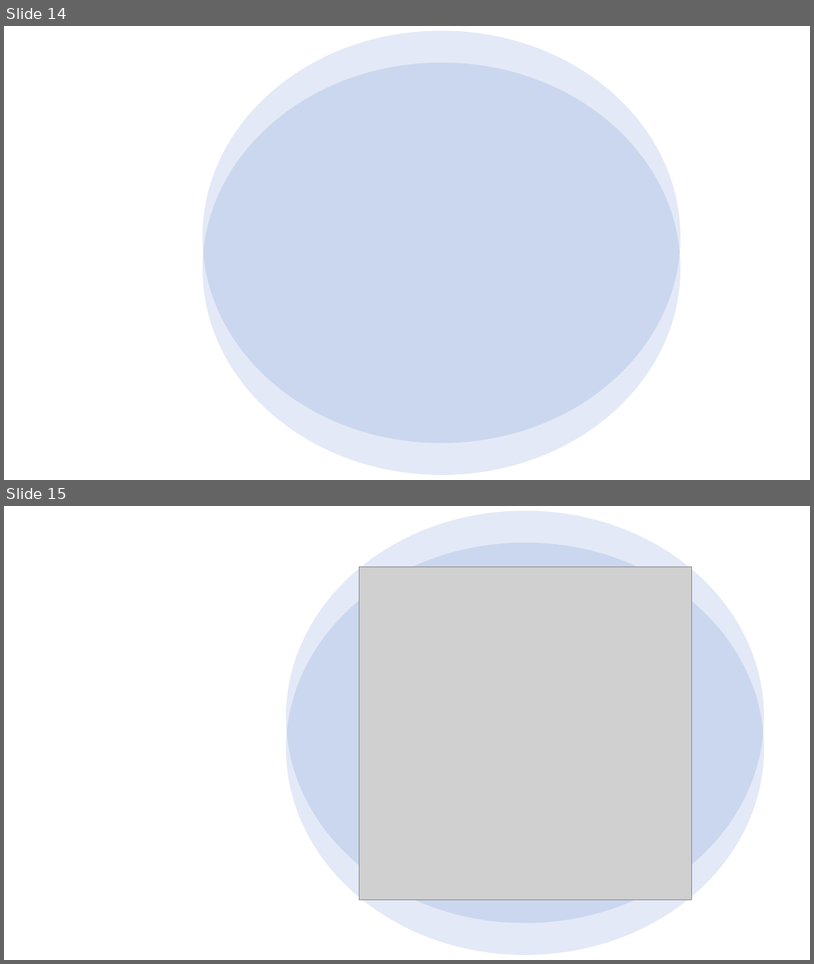
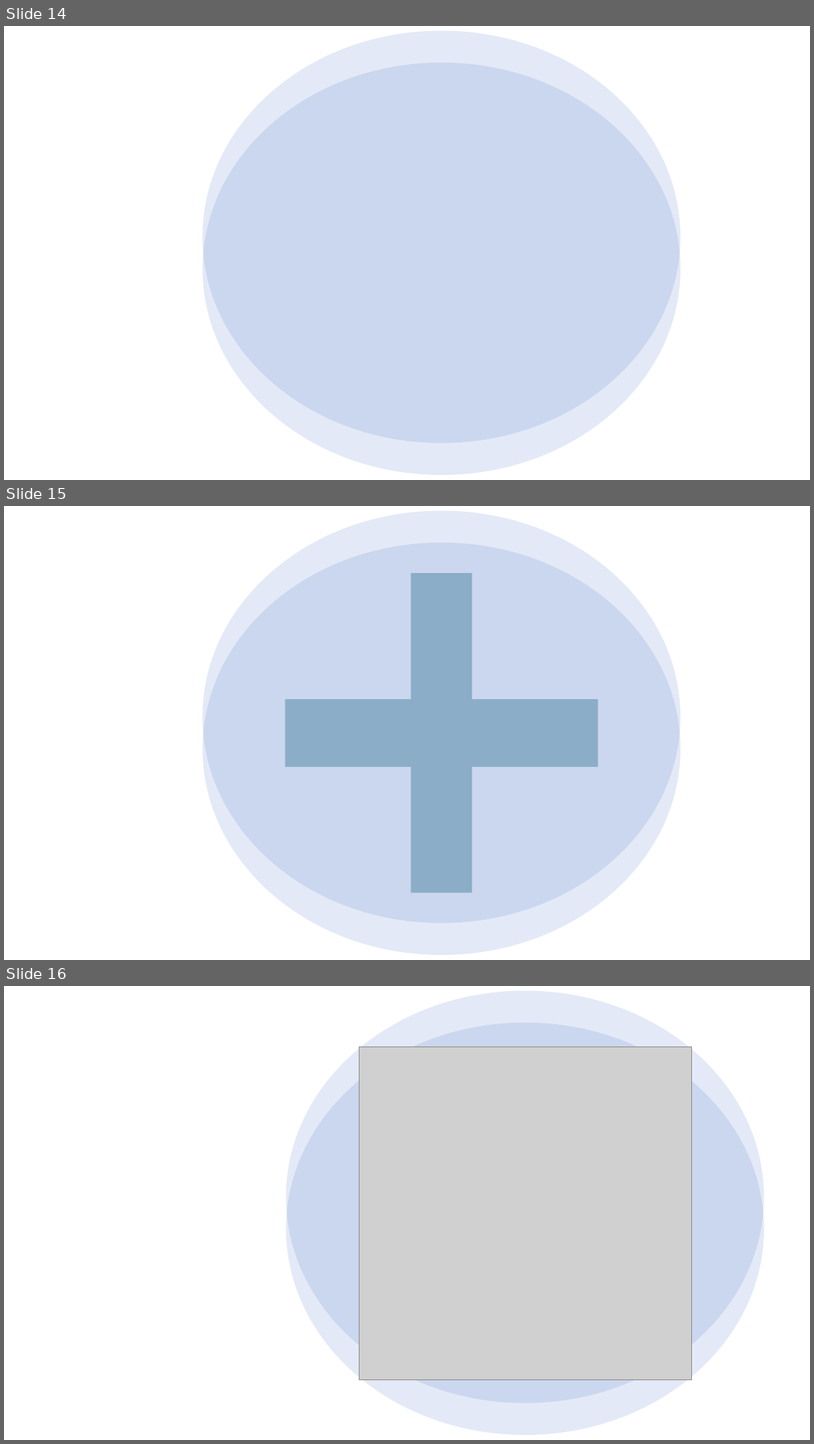
Before and after one commit to AlphaOmegaFirstLast/Bfs_V1, a slide deck: Admin/_Documents/Docs.pptx. Shown one above the other, each under a label of ours: slides 14 and 15 before the commit, slides 14, 15 and 16 after it. The pictures are 814x964 and 814x1444 pixels, drawn with LibreOffice and Linux fonts; fonts in the diff are those of the drawing; grey boxes stand for pictures. Boxes give left, top, right and bottom in pixels: in the first picture for what was removed or moved away, otherwise in the second. Text is boxed around its words. In the diff, an @@ line names an element or a change of style, - is before the commit and + after.

```diff
--- a/Admin/_Documents/Docs.pptx
+++ b/Admin/_Documents/Docs.pptx
@@ slide 15 added at box(4, 506, 810, 960), background #FFFFFF @@
@@ freeform shape added at box(203, 511, 681, 923), fill #4472C4 at 15% opacity @@
@@ freeform shape added at box(203, 542, 681, 955), fill #4472C4 at 15% opacity @@
@@ plus added at box(286, 573, 599, 893), fill #156082 at 35% opacity @@
@@ what was slide 15 is now slide 16 @@
```
Also in this commit, not shown: 15 other files.
